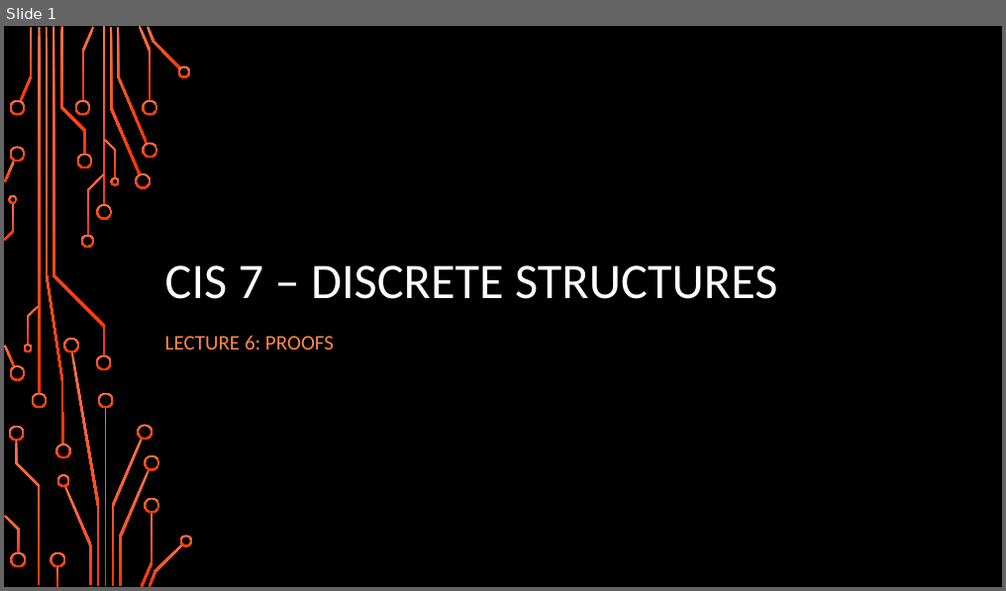
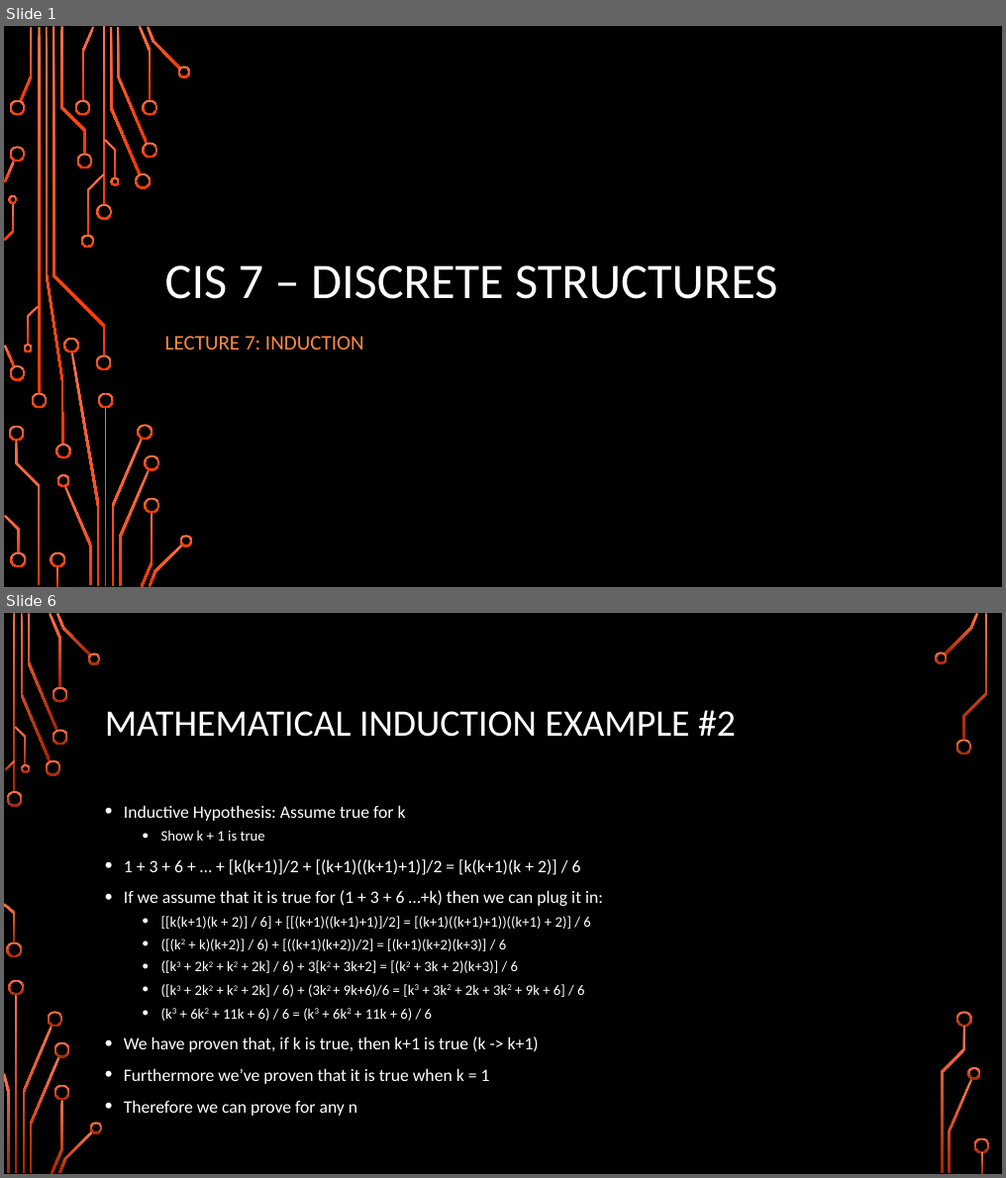
Before and after one commit to jameswilson281/CIS7---Discrete-Structures, a slide deck: Lectures/Lecture 7 - 20170920 Induction.pptx. Shown one above the other, each under a label of ours: slide 1 before the commit, slides 1 and 6 after it; the slides between them are not shown. The pictures are 1006x591 and 1006x1178 pixels, drawn with LibreOffice and Linux fonts; fonts in the diff are those of the drawing; background and template pictures are left out. Boxes give left, top, right and bottom in pixels: in the first picture for what was removed or moved away, otherwise in the second. Text is boxed around its words. In the diff, an @@ line names an element or a change of style, - is before the commit and + after.

```diff
--- a/Lectures/Lecture 7 - 20170920 Induction.pptx
+++ b/Lectures/Lecture 7 - 20170920 Induction.pptx
@@ slide 6 added at [4, 613, 1002, 1174], background picture (left out) @@
@@ title added at [105, 710, 736, 737], 36 pt, text #FFFFFF @@
+MATHEMATICAL INDUCTION EXAMPLE #2
@@ text added at [124, 805, 603, 1116], 14 pt, text #FFFFFF @@
+• Inductive Hypothesis: Assume true for k
+  • Show k + 1 is true
+• 1 + 3 + 6 + … + [k(k+1)]/2 + [(k+1)((k+1)+1)]/2 = [k(k+1)(k + 2)] / 6
+• If we assume that it is true for (1 + 3 + 6 …+k) then we can plug it in:
+  • [[k(k+1)(k + 2)] / 6] + [[(k+1)((k+1)+1)]/2] = [(k+1)((k+1)+1))((k+1) + 2)] / 6
+  • ([(k2 + k)(k+2)] / 6) + [((k+1)(k+2))/2] = [(k+1)(k+2)(k+3)] / 6
+  • ([k3 + 2k2 + k2 + 2k] / 6) + 3[k2 + 3k+2] = [(k2 + 3k + 2)(k+3)] / 6
+  • ([k3 + 2k2 + k2 + 2k] / 6) + (3k2 + 9k+6)/6 = [k3 + 3k2 + 2k + 3k2 + 9k + 6] / 6
+  • (k3 + 6k2 + 11k + 6) / 6 = (k3 + 6k2 + 11k + 6) / 6
+• We have proven that, if k is true, then k+1 is true (k -> k+1)
+• Furthermore we’ve proven that it is true when k = 1
+• Therefore we can prove for any n
@@ group added at [4, 613, 990, 1174]: 33 freeform shapes, 3 rectangles @@
@@ slide 1 changed as well @@
@@ subtitle at [165, 336, 364, 350]: text changed @@
-LECTURE 6: PROOFS
+LECTURE 7: INDUCTION
```
Also in this commit, not shown: 3 other slides changed, 1 other slide added, 7 slides removed, 4 other files.
